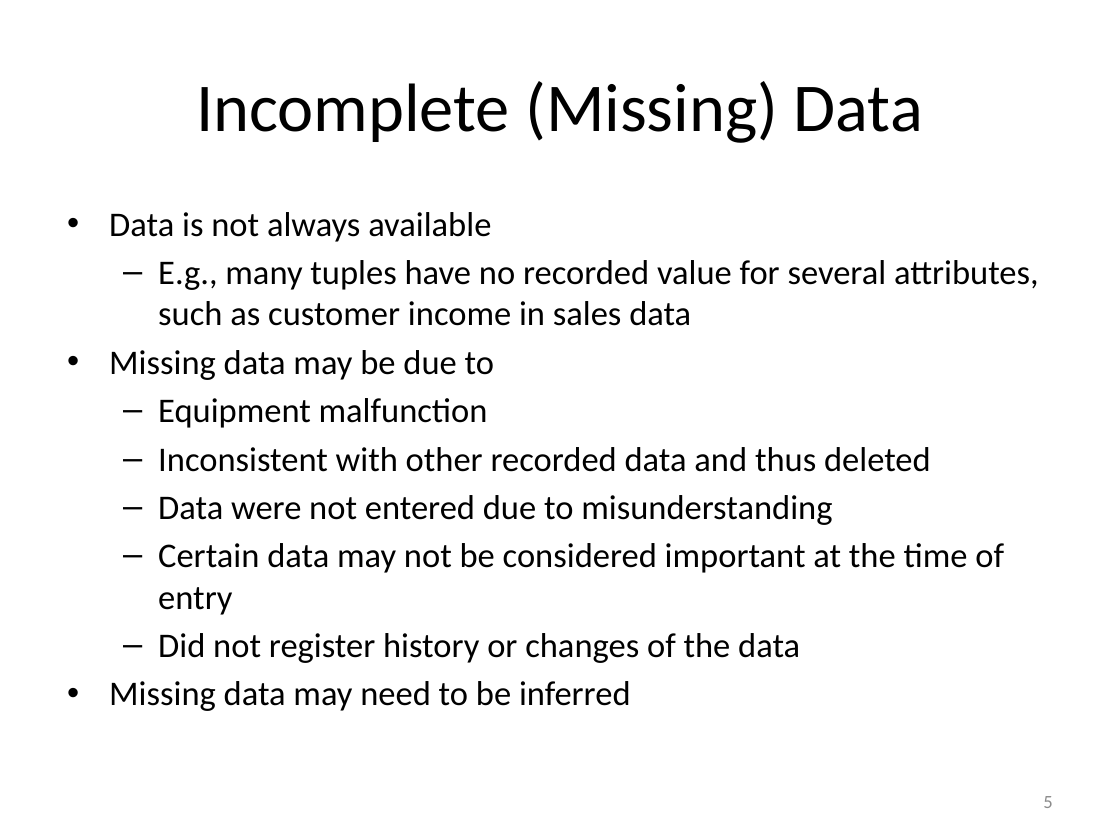
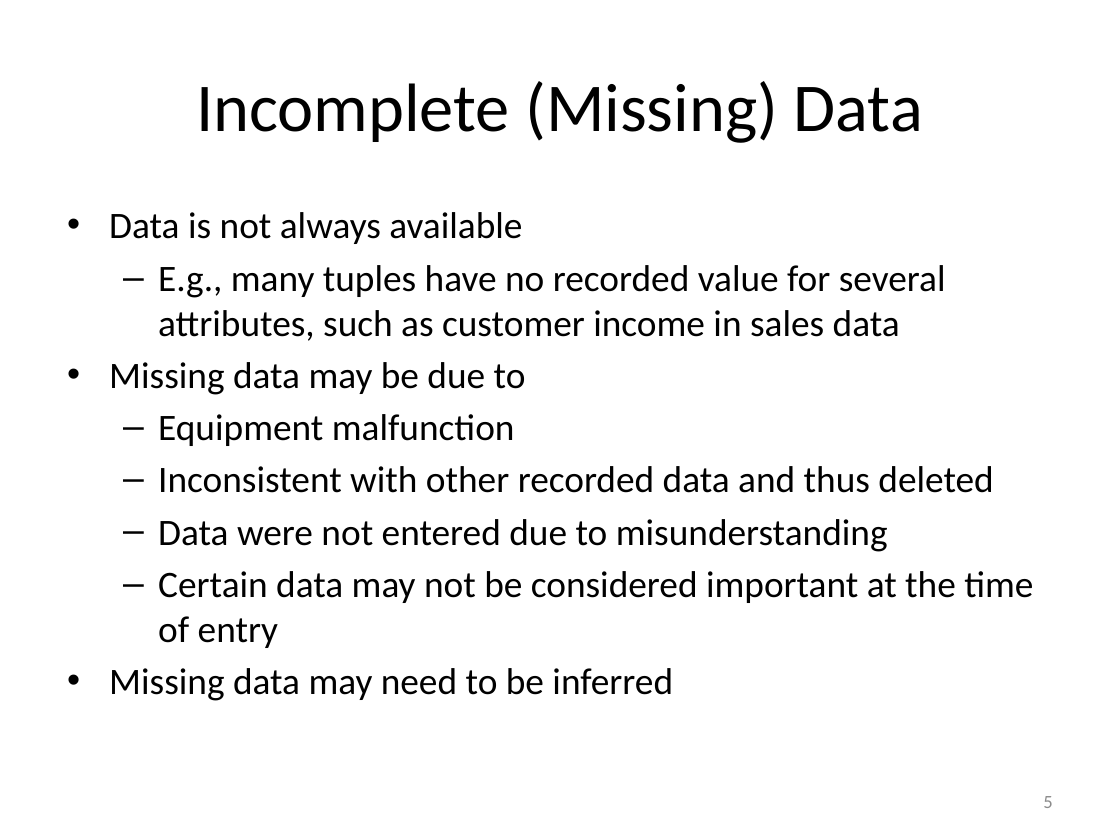
Before and after one commit to mjiang89/mjiang89.github.io, a slide deck: slide 5 of teaching/CS412Summer17-Chapter3.pptx. Drawn at 1120x840 pixels with LibreOffice and Linux fonts; fonts in the diff are those of the drawing. Boxes give left, top, right and bottom in pixels: in the first picture for what was removed or moved away, otherwise in the second. Text is boxed around its words. In the diff, an @@ line names an element or a change of style, - is before the commit and + after.

```diff
--- a/teaching/CS412Summer17-Chapter3.pptx
+++ b/teaching/CS412Summer17-Chapter3.pptx
@@ text "Data is not always available" at (x1=109, y1=212, x2=1033, y2=701): size 22.2 to 24 pt @@
@@ text at (x1=158, y1=633, x2=800, y2=663): paragraph removed @@
-  – Did not register history or changes of the data
```
Also in this commit, not shown: 8 other slides changed, 4 slides added, 2 other files.
